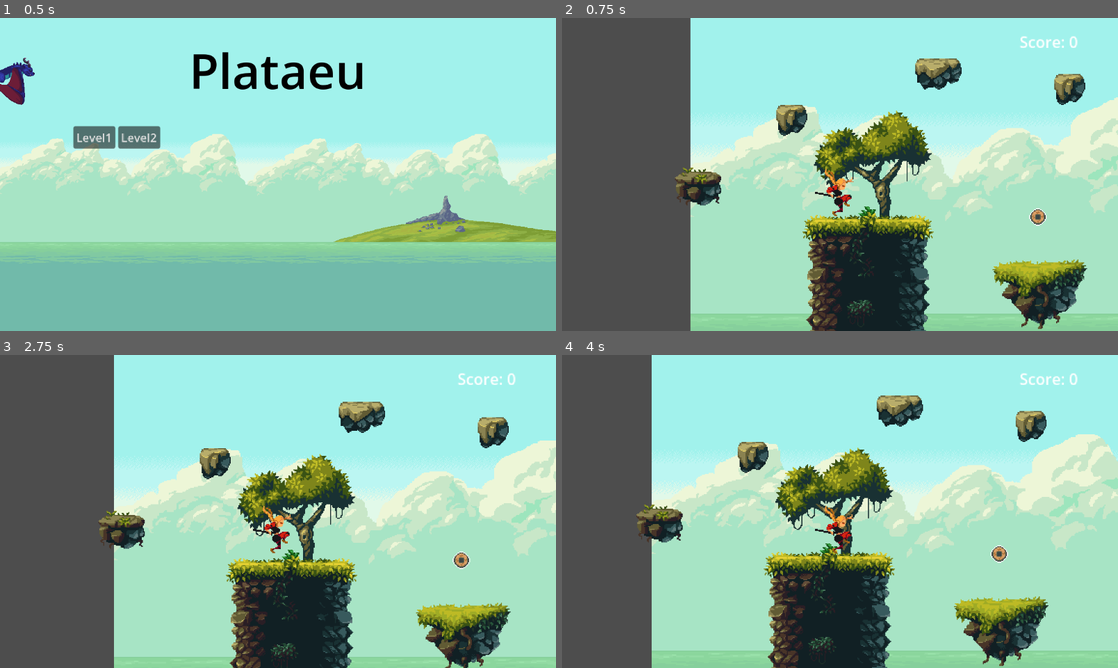
Above: before the commit, frames 1-4 (two rows, left to right).
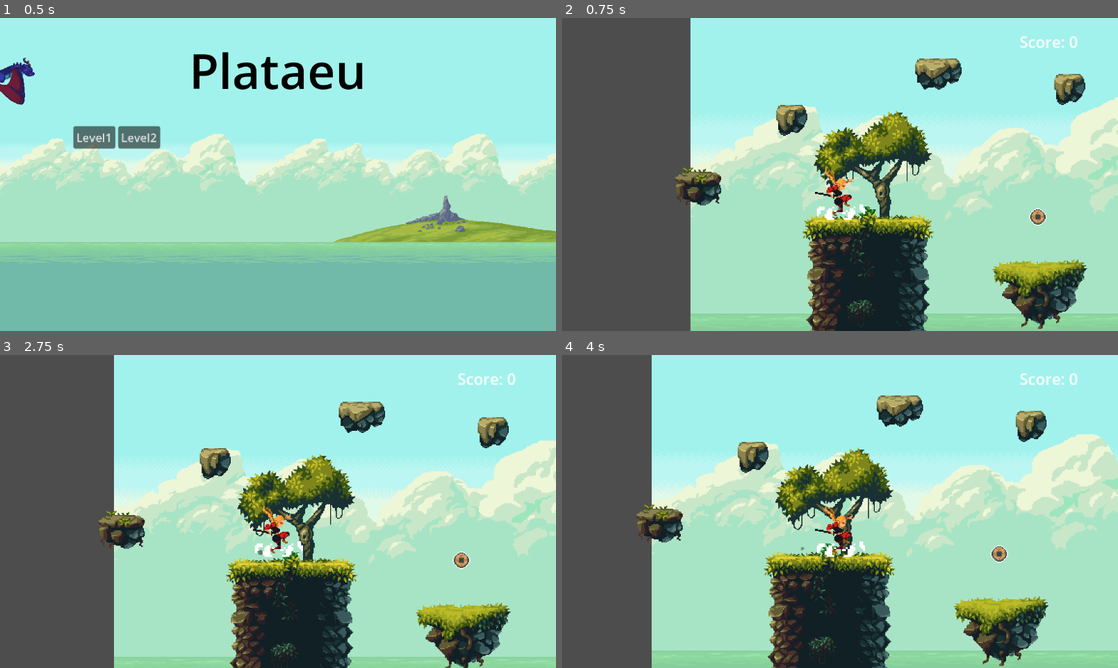
Above: after the commit, the same moments.

Repository: boovle2/plataeu
Game: Godot game, scene res://home_screen.tscn
Same seed, same stepped clock (60 frames per second), same inputs: the game is played once before the commit and once after it. Sound files missing from this copy of the repository are replaced by a short silence.
Inputs (mouse positions are in pixels of both pictures, inside the frame that each line leads up to):
- Up to frame 1 (0.5 s): no input
- Up to frame 2 (0.75 s): click "Level1" at 0.5 s
- Up to frame 3 (2.75 s): tap Enter (ui_accept) at 1.25, 1.52, 2.27 s; move the mouse to (400, 495) at 1.27 s; hold Right (ui_right) from 1.28 s (still down); click (400, 495) at 1.35 s; move the mouse to (166, 527) at 2.02 s; click (166, 527) at 2.1 s
- Up to frame 4 (4 s): move the mouse to (895, 442) at 2.77 s; release Right (ui_right) at 2.78 s; hold Left (ui_left) 2.78-3.53 s; click (895, 442) at 2.85 s; move the mouse to (812, 574) at 3.52 s; hold Right (ui_right) from 3.53 s (still down); click (812, 574) at 3.6 s; tap Enter (ui_accept) at 3.77 s

Frame 1 is identical in both runs. In frame 2, 0.2% of the frame differs, in the area x 45-55%, y 59-65%; in frame 3, 0.2%; in frame 4, 0.2%, in the area x 43-55%, y 59-66%.

Commit message:
smoke trails

Diff:
--- a/plataeu/hitbox.gd
+++ b/plataeu/hitbox.gd
@@ -4,4 +4,4 @@
 
 func get_damage() -> int:
 	print("damage")
-	return damage + randi() % 7 - 3
+	return damage + 1
--- a/plataeu/player.tscn
+++ b/plataeu/player.tscn
@@ -14,6 +14,10 @@
 [ext_resource type="Texture2D" uid="uid://b883wynj0vwwt" path="res://assets/death.png" id="8_u1c27"]
 [ext_resource type="Texture2D" uid="uid://dkwe5ma4t2odn" path="res://assets/jump-attack.png" id="12_op7ga"]
 [ext_resource type="Texture2D" uid="uid://btm6jwagfsmoe" path="res://assets/run_attack.png" id="14_bwjto"]
+[ext_resource type="Texture2D" uid="uid://gbpiku15ly1v" path="res://assets/FX001_01.png" id="15_606se"]
+[ext_resource type="Texture2D" uid="uid://cmua4yt6xpe0q" path="res://assets/smoke/FX002_06.png" id="21_2wuci"]
+[ext_resource type="Texture2D" uid="uid://dxoym4mma6q21" path="res://assets/smoke/FX002_07.png" id="22_iruf7"]
+[ext_resource type="Texture2D" uid="uid://0cdiva155xs1" path="res://assets/smoke/FX002_08.png" id="23_j5n4i"]
 
 [sub_resource type="CapsuleShape2D" id="CapsuleShape2D_tkwlq"]
 radius = 9.0
@@ -22,57 +26,6 @@
 [sub_resource type="CapsuleShape2D" id="CapsuleShape2D_b26j0"]
 radius = 6.0
 height = 40.0
-
-[sub_resource type="Animation" id="Animation_q13i1"]
-length = 0.001
-tracks/0/type = "value"
-tracks/0/imported = false
-tracks/0/enabled = true
-tracks/0/path = NodePath("Sprite2D:hframes")
-tracks/0/interp = 1
-tracks/0/loop_wrap = true
-tracks/0/keys = {
-"times": PackedFloat32Array(0),
-"transitions": PackedFloat32Array(1),
-"update": 1,
-"values": [4]
-}
-tracks/1/type = "value"
-tracks/1/imported = false
-tracks/1/enabled = true
-tracks/1/path = NodePath("Sprite2D:vframes")
-tracks/1/interp = 1
-tracks/1/loop_wrap = true
-tracks/1/keys = {
-"times": PackedFloat32Array(0),
-"transitions": PackedFloat32Array(1),
-"update": 1,
-"values": [1]
-}
-tracks/2/type = "value"
-tracks/2/imported = false
-tracks/2/enabled = true
-tracks/2/path = NodePath("Sprite2D:frame")
-tracks/2/interp = 1
-tracks/2/loop_wrap = true
-tracks/2/keys = {
-"times": PackedFloat32Array(),
-"transitions": PackedFloat32Array(),
-"update": 1,
-"values": []
-}
-tracks/3/type = "value"
-tracks/3/imported = false
-tracks/3/enabled = true
-tracks/3/path = NodePath("Sprite2D:texture")
-tracks/3/interp = 1
-tracks/3/loop_wrap = true
-tracks/3/keys = {
-"times": PackedFloat32Array(0),
-"transitions": PackedFloat32Array(1),
-"update": 1,
-"values": [ExtResource("4_urp6f")]
-}
 
 [sub_resource type="Animation" id="Animation_pylmc"]
 resource_name = "attack"
@@ -652,7 +605,6 @@
 
 [sub_resource type="AnimationLibrary" id="AnimationLibrary_iruf7"]
 _data = {
-&"RESET": SubResource("Animation_q13i1"),
 &"attack": SubResource("Animation_pylmc"),
 &"crouch": SubResource("Animation_pbfsw"),
 &"crouch_attack": SubResource("Animation_5tmop"),
@@ -666,6 +618,54 @@
 &"run_attack": SubResource("Animation_urp6f")
 }
 
+[sub_resource type="Gradient" id="Gradient_606se"]
+colors = PackedColorArray(0, 0, 0, 0.5019608, 1.1008143, 1.1008143, 1.1008143, 1)
+
+[sub_resource type="GradientTexture1D" id="GradientTexture1D_u1c27"]
+gradient = SubResource("Gradient_606se")
+
+[sub_resource type="ParticleProcessMaterial" id="ParticleProcessMaterial_u1c27"]
+particle_flag_disable_z = true
+direction = Vector3(0, -10, 0)
+initial_velocity_min = 5.0
+initial_velocity_max = 30.0
+gravity = Vector3(0, 0, 0)
+scale_min = 0.19999999
+scale_max = 0.5
+color_ramp = SubResource("GradientTexture1D_u1c27")
+
+[sub_resource type="AtlasTexture" id="AtlasTexture_ek41f"]
+atlas = ExtResource("21_2wuci")
+region = Rect2(0, 0, 32, 32)
+
+[sub_resource type="AtlasTexture" id="AtlasTexture_khis8"]
+atlas = ExtResource("22_iruf7")
+region = Rect2(0, 0, 32, 32)
+
+[sub_resource type="AtlasTexture" id="AtlasTexture_b88wv"]
+atlas = ExtResource("23_j5n4i")
+region = Rect2(0, 0, 32, 32)
+
+[sub_resource type="SpriteFrames" id="SpriteFrames_pgbbb"]
+animations = [{
+"frames": [{
+"duration": 1.0,
+"texture": SubResource("AtlasTexture_ek41f")
+}, {
+"duration": 1.0,
+"texture": SubResource("AtlasTexture_khis8")
+}, {
+"duration": 1.0,
+"texture": SubResource("AtlasTexture_b88wv")
+}, {
+"duration": 1.0,
+"texture": null
+}],
+"loop": false,
+"name": &"landing_smoke",
+"speed": 15.0
+}]
+
 [node name="Player" type="CharacterBody2D" unique_id=1702158464]
 collision_layer = 3
 collision_mask = 3
@@ -699,8 +699,22 @@
 autoplay = &"idle"
 
 [node name="Sprite2D" type="Sprite2D" parent="." unique_id=2030950532]
-texture = ExtResource("4_urp6f")
+texture = ExtResource("3_1jxqw")
 hframes = 4
-frame = 3
+
+[node name="SmokeTrail" type="GPUParticles2D" parent="." unique_id=2132371856]
+position = Vector2(0, 48)
+amount = 10
+texture = ExtResource("15_606se")
+speed_scale = 2.0
+fixed_fps = 60
+draw_order = 0
+process_material = SubResource("ParticleProcessMaterial_u1c27")
+
+[node name="landing" type="AnimatedSprite2D" parent="." unique_id=433104719]
+position = Vector2(0, 15)
+scale = Vector2(2, 2)
+sprite_frames = SubResource("SpriteFrames_pgbbb")
+animation = &"landing_smoke"
 
 [connection signal="animation_finished" from="AnimationPlayer" to="." method="_on_animation_player_animation_finished"]
--- a/plataeu/playermovement.gd
+++ b/plataeu/playermovement.gd
@@ -5,6 +5,8 @@
 
 @onready var animation_player: AnimationPlayer = $AnimationPlayer
 @onready var sprite: Sprite2D = $Sprite2D
+@onready var smoke_trail: GPUParticles2D = $SmokeTrail
+@onready var landing: AnimatedSprite2D = $landing
 
 enum State {
 	IDLE,
@@ -21,10 +23,16 @@
 }
 
 var state: State = State.IDLE
-var health = 10
+var health = 100
 var invulnerable = false
 var crouch_pressed = false
 
+
+func _process(delta: float) -> void:
+	if velocity.length() > 10 and is_on_floor():
+		smoke_trail.emitting = true
+	else:
+		smoke_trail.emitting = false
 
 func _physics_process(delta):
 	if not is_on_floor():
@@ -37,7 +45,7 @@
 	elif direction < 0:
 		sprite.flip_h = true
 
-	if velocity.y > 0 and animation_player.current_animation != "jump_attack":
+	if velocity.y > 0 and animation_player.current_animation != "jump_attack" and state != State.HURT :
 		state = State.FALL
 
 	match state:
@@ -133,6 +141,7 @@
 	velocity.x = direction * SPEED
 
 	if is_on_floor():
+		landing.play("landing_smoke")
 		state = State.IDLE
 
 func crouch_state(direction):
@@ -204,7 +213,12 @@
 		state = State.CROUCH
 
 	if anim_name == "hurt":
-		state = State.IDLE
+		if is_on_floor():
+			state = State.IDLE
+
+	if anim_name == "death":
+		get_tree().reload_current_scene()
+
 
 
 func take_damage(amount: int, from_position: Vector2):
@@ -225,5 +239,5 @@
 	velocity.x = direction * 200
 	velocity.y = -250
 
-	await get_tree().create_timer(1).timeout
+	await get_tree().create_timer(0.5).timeout
 	invulnerable = false
--- a/plataeu/spikes.tscn
+++ b/plataeu/spikes.tscn
@@ -3,69 +3,6 @@
 [ext_resource type="Script" uid="uid://ci3d0gmiflemg" path="res://spikes.gd" id="1_nrdsm"]
 [ext_resource type="Texture2D" uid="uid://50da7bi15an5" path="res://assets/Moving Spikes 32x32 scaled 64x64.png" id="1_s0g1x"]
 [ext_resource type="PackedScene" uid="uid://154aub6jrh7v" path="res://hitbox.tscn" id="3_8fhau"]
-
-[sub_resource type="Animation" id="Animation_nrdsm"]
-length = 3.2
-tracks/0/type = "value"
-tracks/0/imported = false
-tracks/0/enabled = true
-tracks/0/path = NodePath("Sprite2D:texture")
-tracks/0/interp = 1
-tracks/0/loop_wrap = true
-tracks/0/keys = {
-"times": PackedFloat32Array(0, 3.2),
-"transitions": PackedFloat32Array(1, 1),
-"update": 1,
-"values": [ExtResource("1_s0g1x"), ExtResource("1_s0g1x")]
-}
-tracks/1/type = "value"
-tracks/1/imported = false
-tracks/1/enabled = true
-tracks/1/path = NodePath("Sprite2D:hframes")
-tracks/1/interp = 1
-tracks/1/loop_wrap = true
-tracks/1/keys = {
-"times": PackedFloat32Array(0, 3.2),
-"transitions": PackedFloat32Array(1, 1),
-"update": 1,
-"values": [4, 4]
-}
-tracks/2/type = "value"
-tracks/2/imported = false
-tracks/2/enabled = true
-tracks/2/path = NodePath("Sprite2D:vframes")
-tracks/2/interp = 1
-tracks/2/loop_wrap = true
-tracks/2/keys = {
-"times": PackedFloat32Array(0, 3.2),
-"transitions": PackedFloat32Array(1, 1),
-"update": 1,
-"values": [4, 4]
-}
-tracks/3/type = "value"
-tracks/3/imported = false
-tracks/3/enabled = true
-tracks/3/path = NodePath("Sprite2D:frame")
-tracks/3/interp = 1
-tracks/3/loop_wrap = true
-tracks/3/keys = {
-"times": PackedFloat32Array(),
-"transitions": PackedFloat32Array(),
-"update": 1,
-"values": []
-}
-tracks/4/type = "value"
-tracks/4/imported = false
-tracks/4/enabled = true
-tracks/4/path = NodePath("hitbox/CollisionShape2D2:position")
-tracks/4/interp = 1
-tracks/4/loop_wrap = true
-tracks/4/keys = {
-"times": PackedFloat32Array(0),
-"transitions": PackedFloat32Array(1),
-"update": 0,
-"values": [Vector2(0, 24)]
-}
 
 [sub_resource type="Animation" id="Animation_8fhau"]
 resource_name = "default"
@@ -134,7 +71,6 @@
 
 [sub_resource type="AnimationLibrary" id="AnimationLibrary_ds4fp"]
 _data = {
-&"RESET": SubResource("Animation_nrdsm"),
 &"default": SubResource("Animation_8fhau")
 }
 
Binary file added: plataeu/assets/FX001_01.png
Not shown, added: plataeu/assets/FX001_01.png.import
Binary file added: plataeu/assets/smoke/FX002_01.png
Not shown, added: plataeu/assets/smoke/FX002_01.png.import
Binary file added: plataeu/assets/smoke/FX002_02.png
Not shown, added: plataeu/assets/smoke/FX002_02.png.import
Binary file added: plataeu/assets/smoke/FX002_03.png
Not shown, added: plataeu/assets/smoke/FX002_03.png.import
Binary file added: plataeu/assets/smoke/FX002_04.png
Not shown, added: plataeu/assets/smoke/FX002_04.png.import
Binary file added: plataeu/assets/smoke/FX002_05.png
Not shown, added: plataeu/assets/smoke/FX002_05.png.import
(and 8 more such lines)
